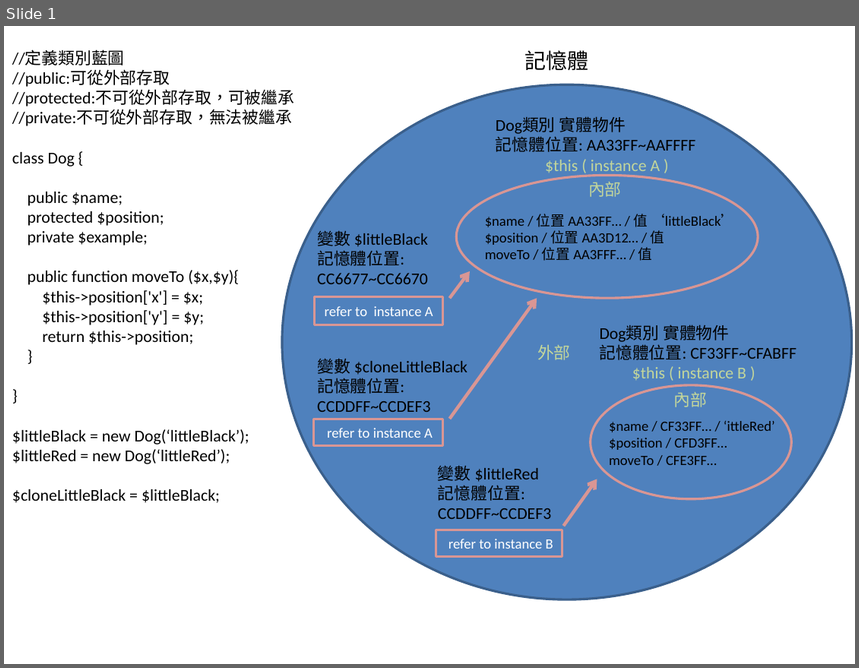
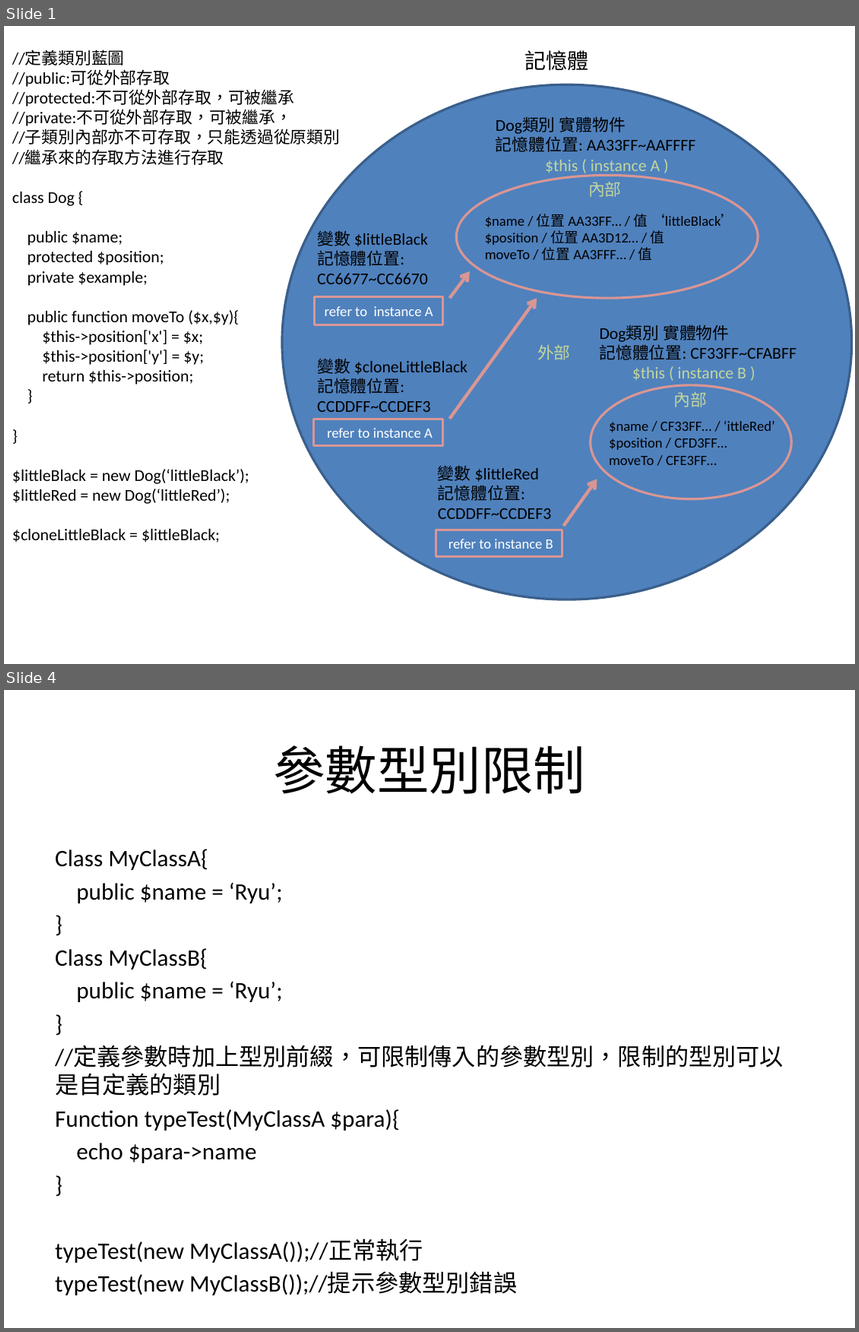
Before and after one commit to pmake/forTraining, a slide deck: php/phpMVC/物件概念.pptx. Shown one above the other, each under a label of ours: slide 1 before the commit, slides 1 and 4 after it; the slides between them are not shown. The pictures are 859x668 and 859x1332 pixels, drawn with LibreOffice and Linux fonts; fonts in the diff are those of the drawing. Boxes give left, top, right and bottom in pixels: in the first picture for what was removed or moved away, otherwise in the second. Text is boxed around its words. In the diff, an @@ line names an element or a change of style, - is before the commit and + after.

```diff
--- a/php/phpMVC/物件概念.pptx
+++ b/php/phpMVC/物件概念.pptx
@@ slide 4 added at <box>4,690,855,1328</box>, background #FFFFFF @@
@@ title added at <box>273,745,585,794</box>, 44 pt, text #000000 @@
+參數型別限制
@@ text added at <box>55,849,784,1296</box>, 20 pt, text #000000 @@
+Class MyClassA{
+public $name = ‘Ryu’;
+}
+Class MyClassB{
+public $name = ‘Ryu’;
+}
+//定義參數時加上型別前綴，可限制傳入的參數型別，限制的型別可以是自定義的類別
+Function typeTest(MyClassA $para){
+echo $para->name
+}
+typeTest(new MyClassA());//正常執行
+typeTest(new MyClassB());//提示參數型別錯誤
@@ slide 1 changed as well @@
@@ text at <box>12,110,340,165</box>: text changed @@
-//private:不可從外部存取，無法被繼承
+//private:不可從外部存取，可被繼承，
+//子類別內部亦不可存取，只能透過從原類別
+//繼承來的存取方法進行存取
```
Also in this commit, not shown: 3 other slides added.
